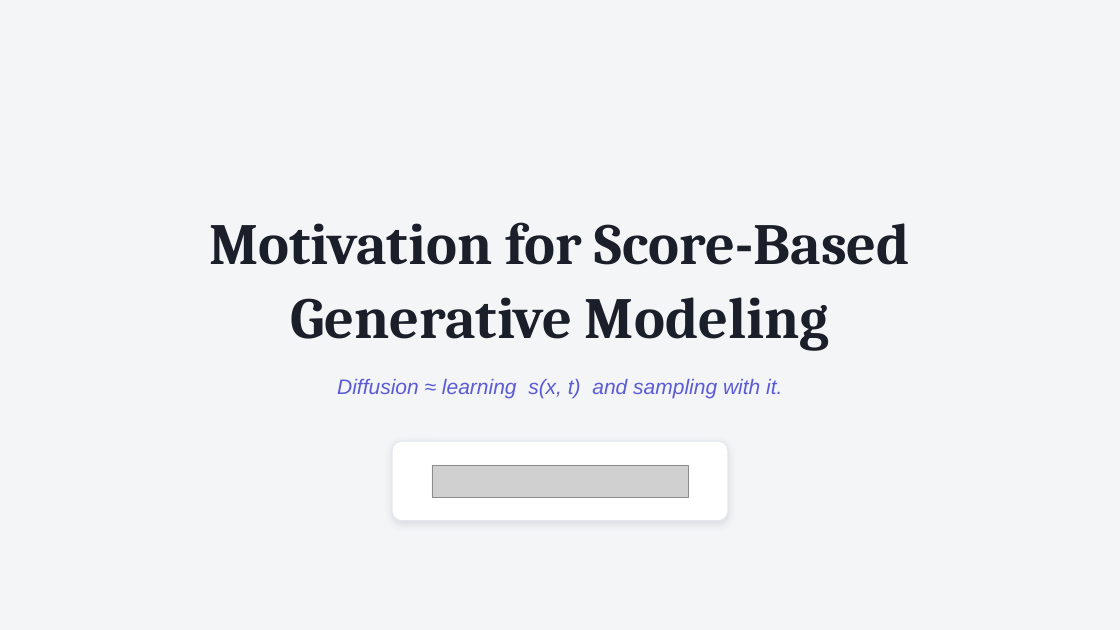
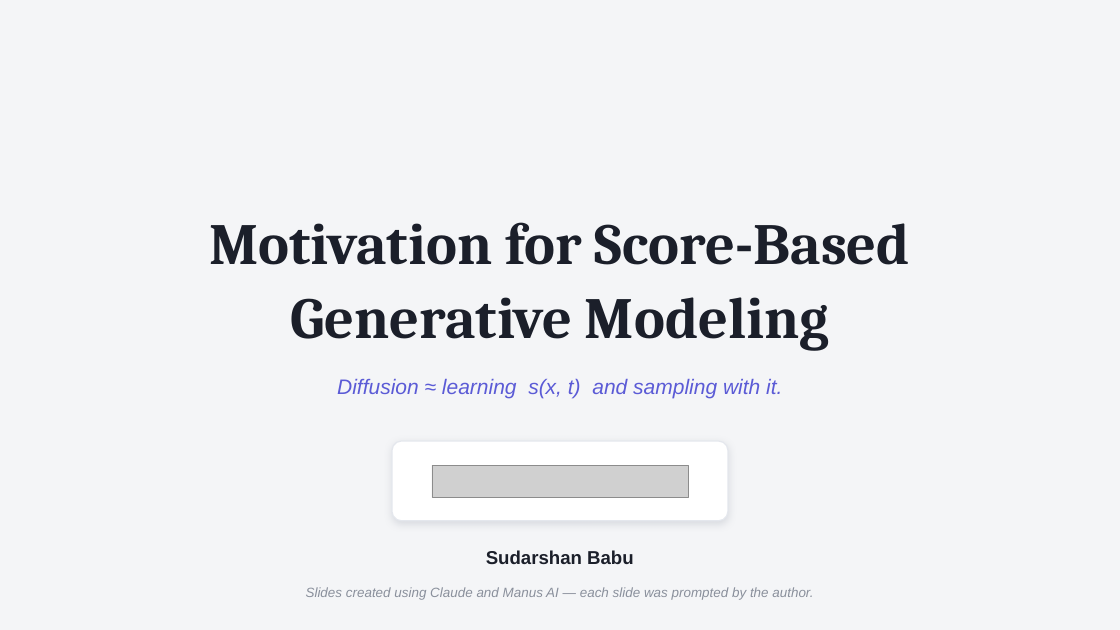
Before and after one commit to sudarshan1994/sudarshan1994.github.io, a slide deck: slide 1 of diffusion/diffusion_models_polished.pptx. Drawn at 1120x630 pixels with LibreOffice and Linux fonts; fonts in the diff are those of the drawing; grey boxes stand for pictures. Boxes give left, top, right and bottom in pixels: in the first picture for what was removed or moved away, otherwise in the second. Text is boxed around its words. In the diff, an @@ line names an element or a change of style, - is before the commit and + after.

Commit message:
Update Motivation deck (deck 1) to latest version; bump cache to v3

```diff
--- a/diffusion/diffusion_models_polished.pptx
+++ b/diffusion/diffusion_models_polished.pptx
@@ text added at [486, 550, 633, 564], 16 pt, text #1B1F2A, bold @@
+Sudarshan Babu
@@ text added at [306, 587, 813, 600], 11.5 pt, text #8A909C, italic @@
+Slides created using Claude and Manus AI — each slide was prompted by the author.
```
Also in this commit, not shown: 4 other files.
